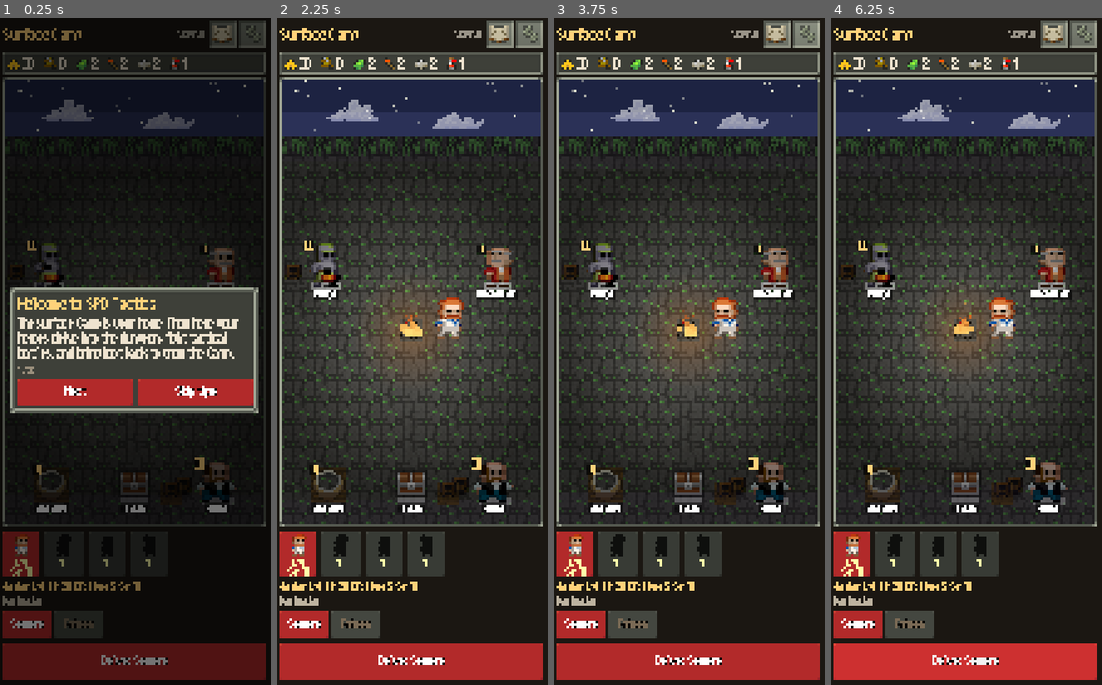
Above: before the commit, frames 1-4 (left to right).
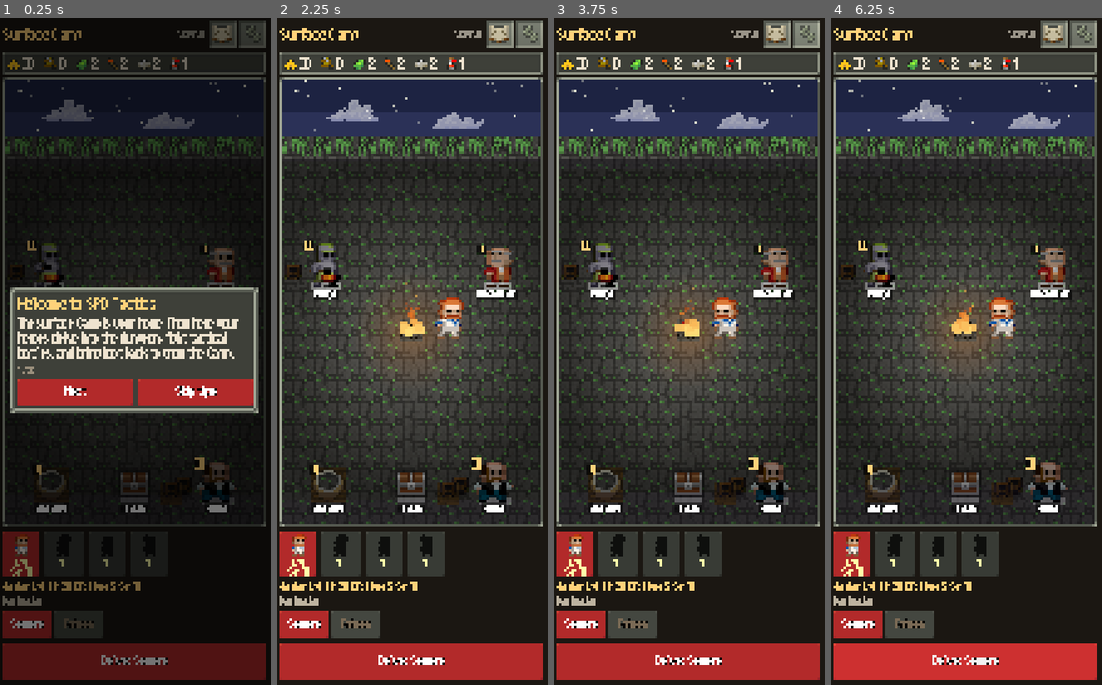
Above: after the commit, the same moments.

Repository: DaltonGoesFast/Idle-Pixel-Dungeon
Game: Godot game, scene res://scenes/main.tscn
Two runs of this game, one before a commit and one after it. Both use one fixed random seed, a clock stepped at 60 frames per second and the inputs below.
Inputs (mouse positions are in pixels of both pictures, inside the frame that each line leads up to):
- Up to frame 1 (0.25 s): no input
- Up to frame 2 (2.25 s): click "Next" at 0.5 s; click "Next" at 1.25 s; click "Skip tips" at 2 s
- Up to frame 3 (3.75 s): click (776, 38) at 2.77 s; click (808, 38) at 3.52 s
- Up to frame 4 (6.25 s): click "Lv1 Str 10" at 4.25 s; click "Sewers" at 5 s; click "Delve: Sewers" at 5.75 s

The runs differ from the first frame. In frame 1, 1.0% of the frame differs, in the area x 1-98%, y 17-21%; in frame 2, 2.4%, in the area x 1-98%, y 17-48%; in frame 3, 2.4%; in frame 4, 2.4%.

Commit message:
Camp: bigger fire, clouds stay in the sky, horizon grass not darkened

Diff:
--- a/scripts/ui/camp_scene.gd
+++ b/scripts/ui/camp_scene.gd
@@ -112,13 +112,14 @@
 	for i in 3:
 		var cl: Rect2 = [Rect2(88, 0, 49, 20), Rect2(88, 20, 49, 22), Rect2(88, 42, 50, 18)][i]
 		var cx: float = fmod(t * (6.0 + i * 3.0) * kk / 3.0 + i * size.x / 2.5, size.x + cl.size.x * kk) - cl.size.x * kk
-		draw_texture_rect_region(surface, Rect2(Vector2(cx, 4 * kk + i * 9 * kk).floor(), cl.size * kk * 0.75), cl, Color(1, 1, 1, 0.55))
+		draw_texture_rect_region(surface, Rect2(Vector2(cx, minf(4 * kk + i * 9 * kk, sky_h - cl.size.y * kk * 0.75)).floor(), cl.size * kk * 0.75), cl, Color(1, 1, 1, 0.55))
 	# ground: grass with alternates, a stone path to the fire, tall grass along the horizon
 	var cols := int(ceil(size.x / cs)) + 1
 	var rows := int(ceil((size.y - sky_h) / cs)) + 1
 	var ox := floorf((size.x - cols * cs) / 2.0)
 	var fire := Vector2(size.x * 0.5, ground_y(FIRE_Y))
 	draw_rect(Rect2(0, sky_h, size.x, size.y - sky_h), Color("2f4a22"))
+	draw_rect(Rect2(0, sky_h, size.x, cs), Color("2b3157"))   # sky shows through the horizon grass
 	for y in rows:
 		for x in cols:
 			var rc := Rect2(ox + x * cs, sky_h + y * cs, cs, cs)
@@ -145,7 +146,7 @@
 	var flk := SceneFX.flicker(t)
 	SceneFX.glow(self, fire, cs * 2.6 * flk, Color(1.0, 0.55, 0.2, 0.22))
 	_tile(fr, 3)
-	SceneFX.fire(self, fire + Vector2(0, kk * 4), kk, t, 12.0, true, 1.6)
+	SceneFX.fire(self, fire + Vector2(0, kk * 4), kk, t, 14.0, true, 2.2)
 	# the selected hero rests by the fire (idle frame 0)
 	var hs := _sprite(hero)
 	var hz := Vector2(12, 15) * kk * 2.0
@@ -173,7 +174,7 @@
 				var frame: int = fl[int((t + s[4] * 3.0) * float(an[0])) % fl.size()]
 				draw_texture_rect_region(_sprite(s[1]), sr, Rect2(frame * fw, 0, fw, s[3]))
 	# night: the clearing darkens away from the fire, the sky stays readable (DECISIONS #179)
-	SceneFX.darkness(self, Rect2(0, sky_h, size.x, size.y - sky_h), fire, minf(size.x, size.y - sky_h) * 0.62 * flk, 0.5)
+	SceneFX.darkness(self, Rect2(0, sky_h + cs, size.x, size.y - sky_h - cs), fire, minf(size.x, size.y - sky_h) * 0.62 * flk, 0.5)
 	SceneFX.glow(self, fire, cs * 1.2 * flk, Color(1.0, 0.7, 0.3, 0.12))
 	for s in SPOTS:
 		var sr := spot_rect(s)
